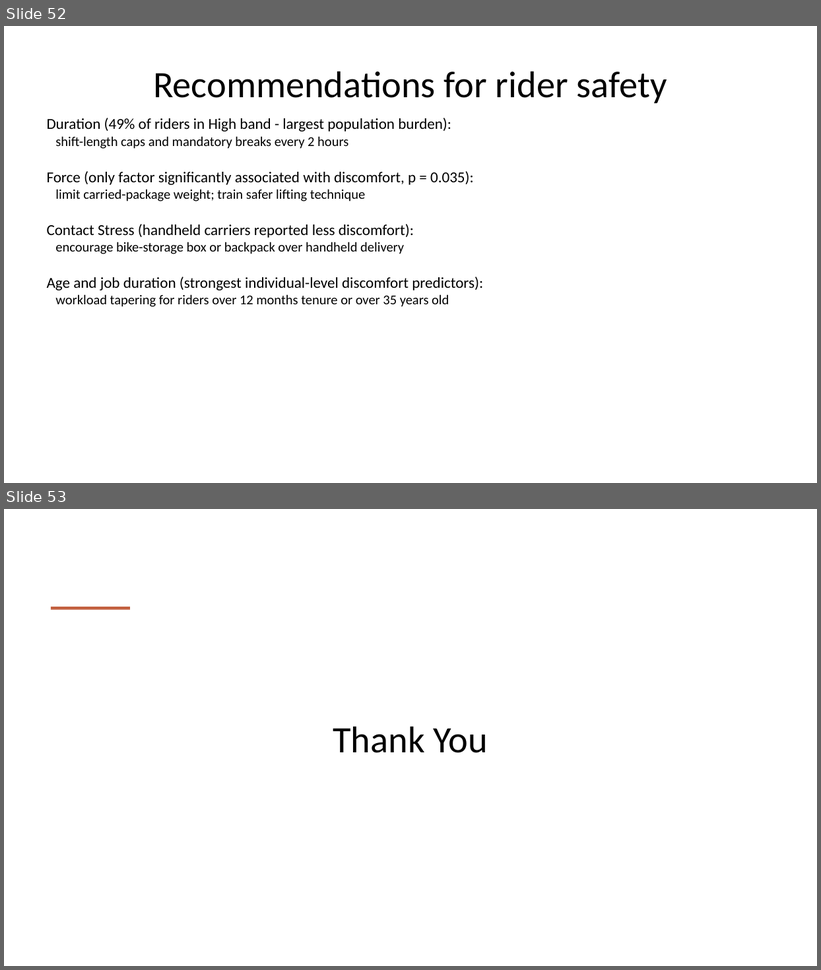
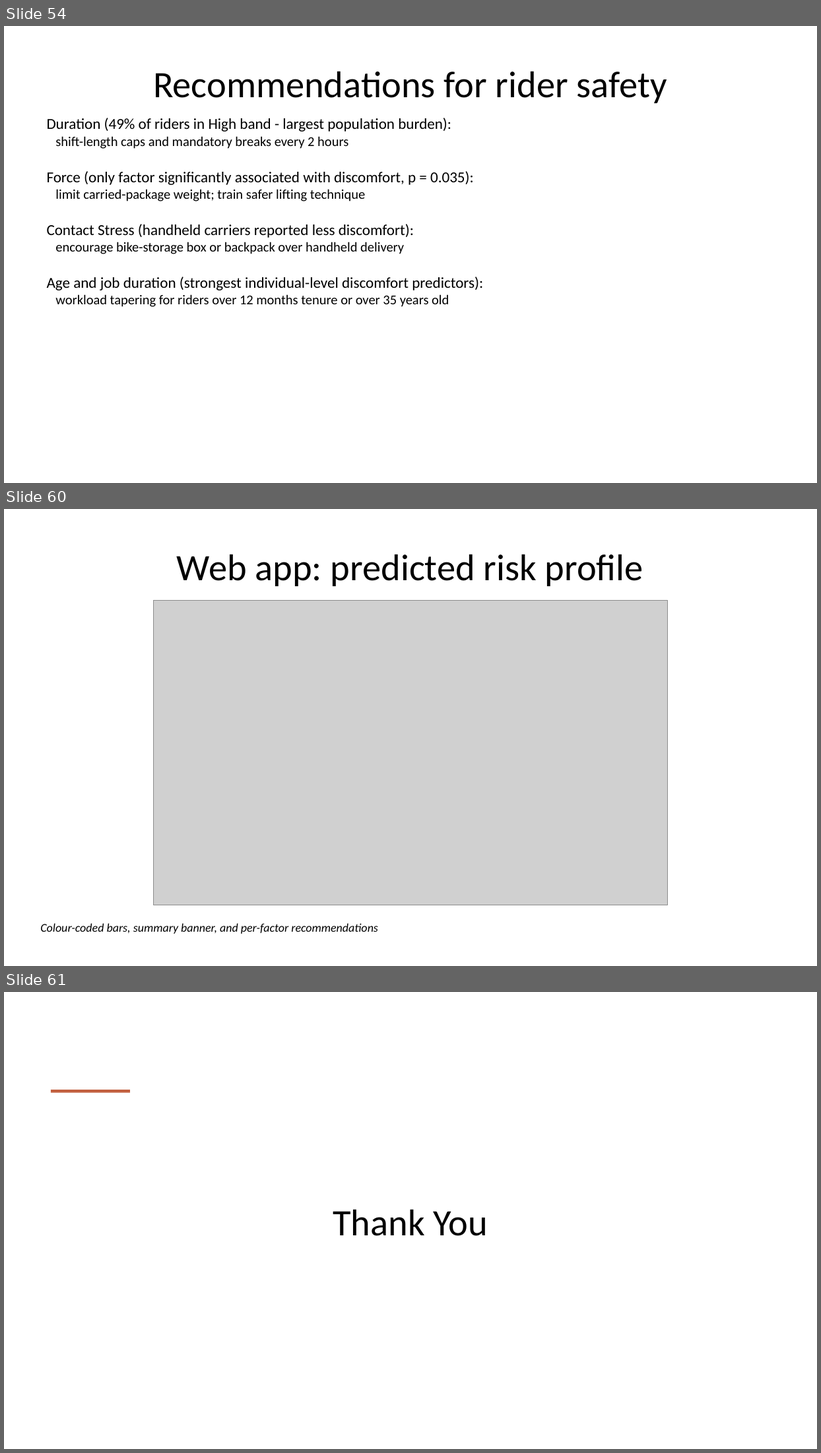
Before and after one commit to AilaVishnu/ergonomic-risk-factor-prediction, a slide deck: deck/Ergonomic_Risk_Factor_Prediction_Project_Plan_WITH_RESULTS.pptx. Shown one above the other, each under a label of ours: slides 52 and 53 before the commit, slides 54, 60 and 61 after it; the slides between them are not shown. The pictures are 821x970 and 821x1453 pixels, drawn with LibreOffice and Linux fonts; fonts in the diff are those of the drawing; grey boxes stand for pictures. Boxes give left, top, right and bottom in pixels: in the first picture for what was removed or moved away, otherwise in the second. Text is boxed around its words. In the diff, an @@ line names an element or a change of style, - is before the commit and + after.

Commit message:
Update deck builder + rebuild WITH_RESULTS.pptx (53 -> 61 slides)
8 new slides added so the deck matches what's now in PROJECT_REPORT.docx:
- Pipeline overview (the new methodology_flowchart.png) inserted right
  after the Results & Findings section header
- Winning hyperparameters text slide listing what GridSearchCV settled
  on per target (matches Table 10 in the doc)
- New 'Live web demo' section header
- 5 web-app screenshot slides showing the form sections and the
  prediction output (the same images embedded as Figures 11-15 in the
  doc, read from outputs/app_screenshots/ via a new
  add_screenshot_slide helper)

```diff
--- a/deck/Ergonomic_Risk_Factor_Prediction_Project_Plan_WITH_RESULTS.pptx
+++ b/deck/Ergonomic_Risk_Factor_Prediction_Project_Plan_WITH_RESULTS.pptx
@@ slide 60 added at <box>4,509,817,966</box>, background #FFFFFF @@
@@ title added at <box>177,554,644,586</box>, 44 pt, text #000000 @@
+Web app: predicted risk profile
@@ picture added at <box>154,601,668,906</box> @@
@@ text added at <box>40,923,378,934</box>, 14 pt, text #000000, italic @@
+Colour-coded bars, summary banner, and per-factor recommendations
@@ what was slide 52 is now slide 54 @@
@@ what was slide 53 is now slide 61 @@
```
Also in this commit, not shown: 7 other slides added, 1 other file.
